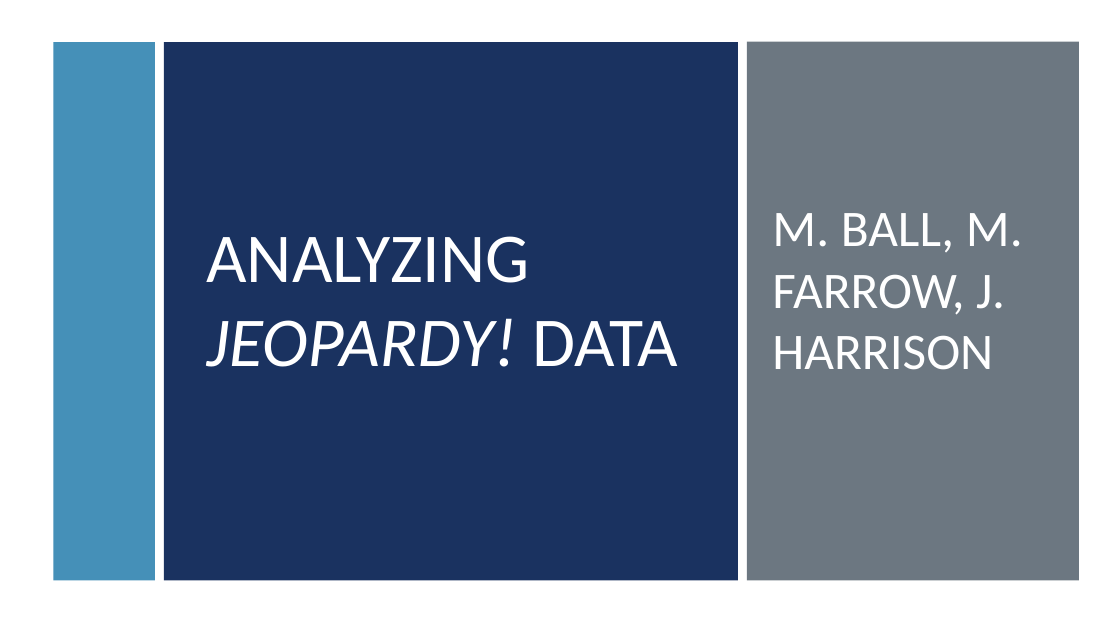
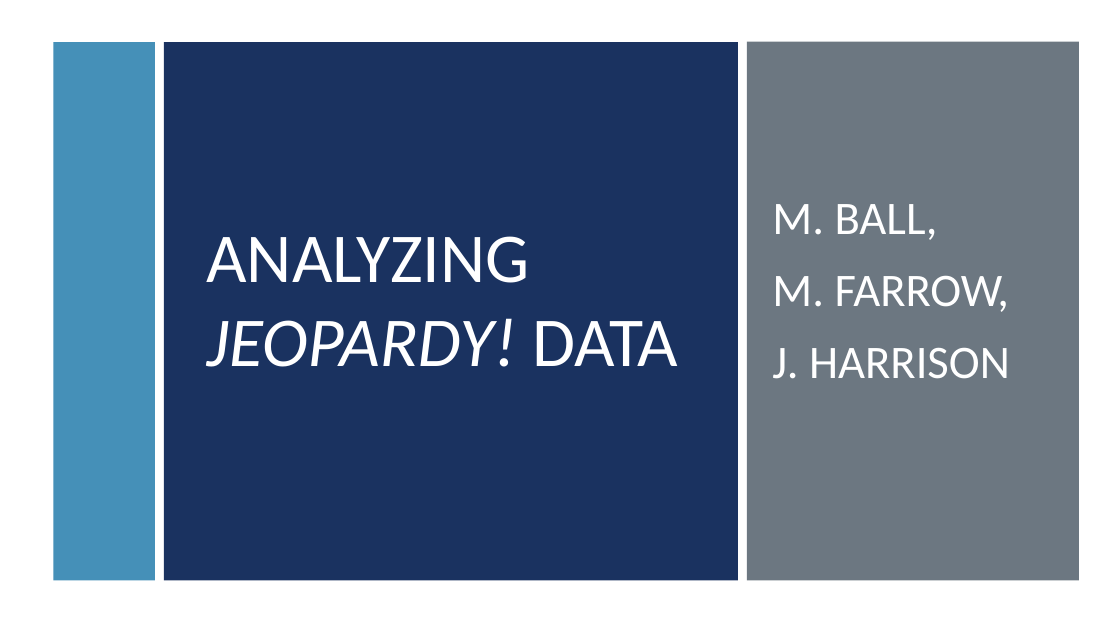
Before and after one commit to mattfarrow1/7330-term-project, a slide deck: slide 1 of docs/Analyzing_Jeopardy_Data.pptx. Drawn at 1120x630 pixels with LibreOffice and Linux fonts; fonts in the diff are those of the drawing. Boxes give left, top, right and bottom in pixels: in the first picture for what was removed or moved away, otherwise in the second. Text is boxed around its words. In the diff, an @@ line names an element or a change of style, - is before the commit and + after.

```diff
--- a/docs/Analyzing_Jeopardy_Data.pptx
+++ b/docs/Analyzing_Jeopardy_Data.pptx
@@ subtitle at (772, 204, 1010, 379): text changed; size 44 to 40 pt @@
-M. BALL, M. FARROW, J. HARRISON
+M. BALL,
+M. FARROW,
+J. HARRISON
```
Also in this commit, not shown: 2 other slides changed.
